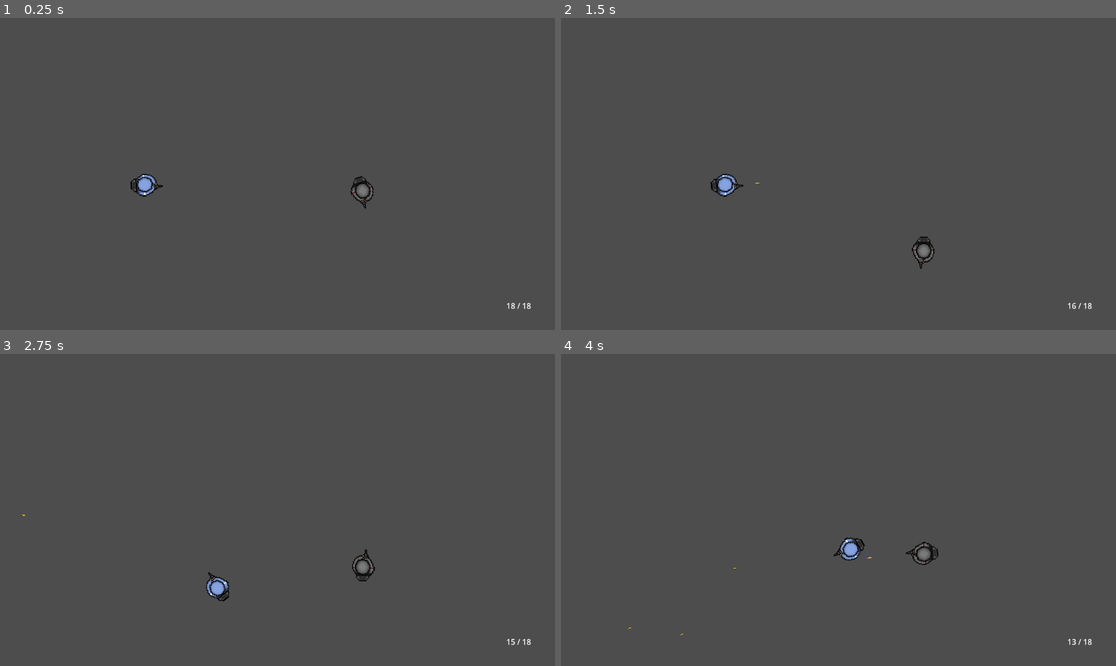
Above: before the commit, frames 1-4 (two rows, left to right).
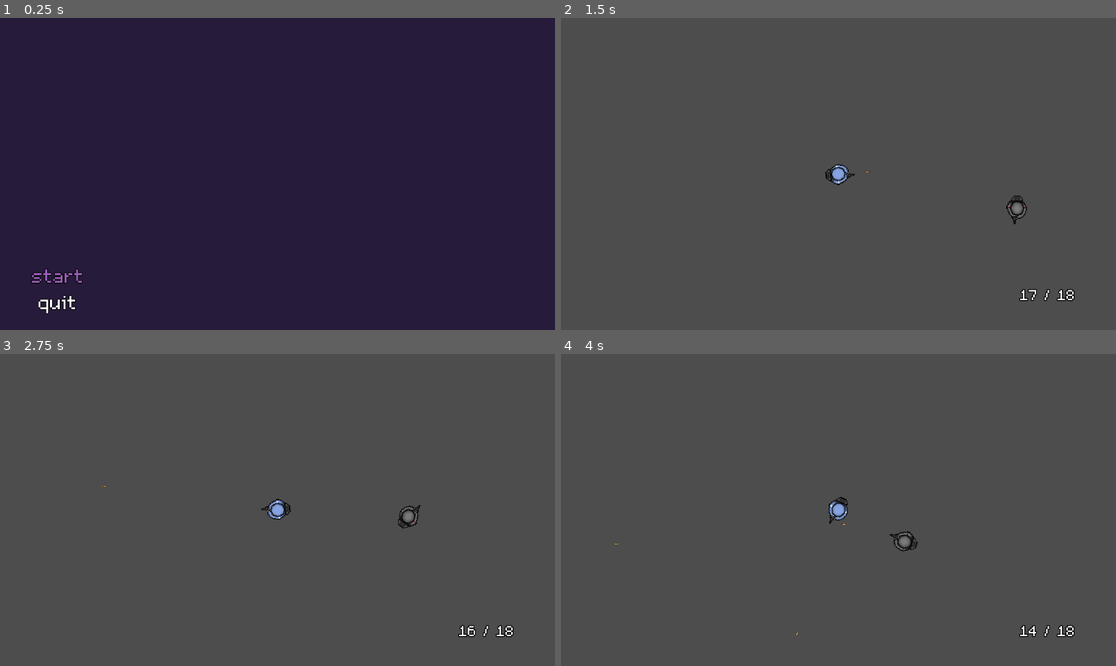
Above: after the commit, the same moments.

Repository: babeszino/Counterfeit
Game: Godot game, scene res://scenes and scripts/main_menu.tscn
Same seed, same stepped clock (60 frames per second), same inputs: the game is played once before the commit and once after it. Before the commit the project starts from res://scenes and scripts/main.tscn.
Inputs (mouse positions are in pixels of both pictures, inside the frame that each line leads up to):
- Up to frame 1 (0.25 s): no input
- Up to frame 2 (1.5 s): click (616, 273) at 0.5 s, where only the run after the commit has a clickable "start"; move the mouse to (960, 158) at 1.27 s; hold D (right) from 1.28 s (still down); click (960, 158) at 1.35 s
- Up to frame 3 (2.75 s): move the mouse to (166, 525) at 2.02 s; release D (right) at 2.03 s; hold S (down) from 2.03 s (still down); click (166, 525) at 2.1 s
- Up to frame 4 (4 s): move the mouse to (894, 441) at 2.77 s; release S (down) at 2.78 s; hold D (right) 2.78-3.53 s; click (894, 441) at 2.85 s; move the mouse to (810, 572) at 3.52 s; hold W (up) from 3.53 s (still down); click (810, 572) at 3.6 s

The runs differ from the first frame. In frame 1, 100% of the frame differs, in the area x 0-100%, y 0-100%; in frame 2, 1.0%; in frame 3, 1.0%; in frame 4, 1.0%.

Commit message:
v1.1
-added a Camera2D to the Player, so now the camera keeps the Player in the middle
-fixed the bug where the Player can shoot self with the gun
-added a main menu scene where you can start the game or quit
-made the main menu the main scene
-added a custom font - m5x8 made by Daniel Linssen

Diff:
--- a/project.godot
+++ b/project.godot
@@ -11,12 +11,48 @@
 [application]
 
 config/name="Counterfeit"
-run/main_scene="res://scenes and scripts/main.tscn"
+run/main_scene="res://scenes and scripts/main_menu.tscn"
 config/features=PackedStringArray("4.3", "Mobile")
 config/icon="res://icon.svg"
 
+[gui]
+
+theme/custom_font="res://assets/custom font/m5x7_by_daniel_linssen.ttf"
+
 [input]
 
+ui_left={
+"deadzone": 0.5,
+"events": [Object(InputEventKey,"resource_local_to_scene":false,"resource_name":"","device":0,"window_id":0,"alt_pressed":false,"shift_pressed":false,"ctrl_pressed":false,"meta_pressed":false,"pressed":false,"keycode":4194319,"physical_keycode":0,"key_label":0,"unicode":0,"location":0,"echo":false,"script":null)
+, Object(InputEventJoypadButton,"resource_local_to_scene":false,"resource_name":"","device":0,"button_index":13,"pressure":0.0,"pressed":false,"script":null)
+, Object(InputEventJoypadMotion,"resource_local_to_scene":false,"resource_name":"","device":0,"axis":0,"axis_value":-1.0,"script":null)
+, Object(InputEventKey,"resource_local_to_scene":false,"resource_name":"","device":-1,"window_id":0,"alt_pressed":false,"shift_pressed":false,"ctrl_pressed":false,"meta_pressed":false,"pressed":false,"keycode":0,"physical_keycode":65,"key_label":0,"unicode":97,"location":0,"echo":false,"script":null)
+]
+}
+ui_right={
+"deadzone": 0.5,
+"events": [Object(InputEventKey,"resource_local_to_scene":false,"resource_name":"","device":0,"window_id":0,"alt_pressed":false,"shift_pressed":false,"ctrl_pressed":false,"meta_pressed":false,"pressed":false,"keycode":4194321,"physical_keycode":0,"key_label":0,"unicode":0,"location":0,"echo":false,"script":null)
+, Object(InputEventJoypadButton,"resource_local_to_scene":false,"resource_name":"","device":0,"button_index":14,"pressure":0.0,"pressed":false,"script":null)
+, Object(InputEventJoypadMotion,"resource_local_to_scene":false,"resource_name":"","device":0,"axis":0,"axis_value":1.0,"script":null)
+, Object(InputEventKey,"resource_local_to_scene":false,"resource_name":"","device":-1,"window_id":0,"alt_pressed":false,"shift_pressed":false,"ctrl_pressed":false,"meta_pressed":false,"pressed":false,"keycode":0,"physical_keycode":68,"key_label":0,"unicode":100,"location":0,"echo":false,"script":null)
+]
+}
+ui_up={
+"deadzone": 0.5,
+"events": [Object(InputEventKey,"resource_local_to_scene":false,"resource_name":"","device":0,"window_id":0,"alt_pressed":false,"shift_pressed":false,"ctrl_pressed":false,"meta_pressed":false,"pressed":false,"keycode":4194320,"physical_keycode":0,"key_label":0,"unicode":0,"location":0,"echo":false,"script":null)
+, Object(InputEventJoypadButton,"resource_local_to_scene":false,"resource_name":"","device":0,"button_index":11,"pressure":0.0,"pressed":false,"script":null)
+, Object(InputEventJoypadMotion,"resource_local_to_scene":false,"resource_name":"","device":0,"axis":1,"axis_value":-1.0,"script":null)
+, Object(InputEventKey,"resource_local_to_scene":false,"resource_name":"","device":-1,"window_id":0,"alt_pressed":false,"shift_pressed":false,"ctrl_pressed":false,"meta_pressed":false,"pressed":false,"keycode":0,"physical_keycode":87,"key_label":0,"unicode":119,"location":0,"echo":false,"script":null)
+]
+}
+ui_down={
+"deadzone": 0.5,
+"events": [Object(InputEventKey,"resource_local_to_scene":false,"resource_name":"","device":0,"window_id":0,"alt_pressed":false,"shift_pressed":false,"ctrl_pressed":false,"meta_pressed":false,"pressed":false,"keycode":4194322,"physical_keycode":0,"key_label":0,"unicode":0,"location":0,"echo":false,"script":null)
+, Object(InputEventJoypadButton,"resource_local_to_scene":false,"resource_name":"","device":0,"button_index":12,"pressure":0.0,"pressed":false,"script":null)
+, Object(InputEventJoypadMotion,"resource_local_to_scene":false,"resource_name":"","device":0,"axis":1,"axis_value":1.0,"script":null)
+, Object(InputEventKey,"resource_local_to_scene":false,"resource_name":"","device":-1,"window_id":0,"alt_pressed":false,"shift_pressed":false,"ctrl_pressed":false,"meta_pressed":false,"pressed":false,"keycode":0,"physical_keycode":83,"key_label":0,"unicode":115,"location":0,"echo":false,"script":null)
+]
+}
 up={
 "deadzone": 0.5,
 "events": [Object(InputEventKey,"resource_local_to_scene":false,"resource_name":"","device":-1,"window_id":0,"alt_press …(192 unchanged characters)…
--- a/scenes and scripts/gun.gd
+++ b/scenes and scripts/gun.gd
@@ -44,7 +44,14 @@
 	bullet_instance.global_position = end_of_gun.global_position
 
 	if target_direction == Vector2.ZERO:
-		target_direction = (get_global_mouse_position() - bullet_instance.global_position).normalized()
+		var mouse_direction = (get_global_mouse_position() - global_position).normalized()
+		var gun_forward = Vector2.RIGHT.rotated(global_rotation)
+		var angle_diff = abs(gun_forward.angle_to(mouse_direction))
+
+		if angle_diff > PI/2:
+			target_direction = gun_forward
+		else:
+			target_direction = mouse_direction
 
 	bullet_instance.set_direction(target_direction)
 
--- /dev/null
+++ b/scenes and scripts/main_menu.gd
@@ -0,0 +1,16 @@
+extends Control
+
+@onready var start_button = $VBoxContainer/StartButton
+var main_scene : String = "res://scenes and scripts/main.tscn"
+
+
+func _ready() -> void:
+	start_button.grab_focus()
+
+
+func _on_start_button_pressed() -> void:
+	get_tree().change_scene_to_file(main_scene)
+
+
+func _on_quit_button_pressed() -> void:
+	get_tree().quit()
--- /dev/null
+++ b/scenes and scripts/main_menu.tscn
@@ -0,0 +1,81 @@
+[gd_scene load_steps=10 format=3 uid="uid://4qfu5in5a81x"]
+
+[ext_resource type="Script" path="res://scenes and scripts/main_menu.gd" id="1_o1lyj"]
+
+[sub_resource type="StyleBoxEmpty" id="StyleBoxEmpty_b3ak0"]
+
+[sub_resource type="StyleBoxEmpty" id="StyleBoxEmpty_svyku"]
+
+[sub_resource type="StyleBoxEmpty" id="StyleBoxEmpty_gtew6"]
+
+[sub_resource type="StyleBoxEmpty" id="StyleBoxEmpty_rc2oi"]
+
+[sub_resource type="StyleBoxEmpty" id="StyleBoxEmpty_kfsr2"]
+
+[sub_resource type="StyleBoxEmpty" id="StyleBoxEmpty_slt7g"]
+
+[sub_resource type="StyleBoxEmpty" id="StyleBoxEmpty_yyaxs"]
+
+[sub_resource type="StyleBoxEmpty" id="StyleBoxEmpty_72r6w"]
+
+[node name="Menu" type="Control"]
+layout_mode = 3
+anchors_preset = 15
+anchor_right = 1.0
+anchor_bottom = 1.0
+grow_horizontal = 2
+grow_vertical = 2
+script = ExtResource("1_o1lyj")
+
+[node name="ColorRect" type="ColorRect" parent="."]
+custom_minimum_size = Vector2(1152, 648)
+layout_mode = 0
+offset_right = 1152.0
+offset_bottom = 648.0
+color = Color(0.14902, 0.105882, 0.227451, 1)
+
+[node name="VBoxContainer" type="VBoxContainer" parent="."]
+layout_mode = 1
+anchors_preset = 2
+anchor_top = 1.0
+anchor_bottom = 1.0
+offset_left = 45.0
+offset_top = -149.0
+offset_right = 195.0
+offset_bottom = -27.0
+grow_vertical = 0
+theme_override_constants/separation = 4
+alignment = 1
+
+[node name="StartButton" type="Button" parent="VBoxContainer"]
+layout_mode = 2
+focus_neighbor_top = NodePath("../QuitButton")
+theme_override_colors/font_hover_color = Color(0.807843, 0.658824, 0.890196, 1)
+theme_override_colors/font_pressed_color = Color(0.857578, 0.742602, 0.920312, 1)
+theme_override_colors/font_focus_color = Color(0.6, 0.368627, 0.713726, 1)
+theme_override_colors/font_color = Color(1, 1, 1, 1)
+theme_override_constants/outline_size = 5
+theme_override_font_sizes/font_size = 64
+theme_override_styles/focus = SubResource("StyleBoxEmpty_b3ak0")
+theme_override_styles/hover = SubResource("StyleBoxEmpty_svyku")
+theme_override_styles/pressed = SubResource("StyleBoxEmpty_gtew6")
+theme_override_styles/normal = SubResource("StyleBoxEmpty_rc2oi")
+text = "start"
+
+[node name="QuitButton" type="Button" parent="VBoxContainer"]
+layout_mode = 2
+focus_neighbor_bottom = NodePath("../StartButton")
+theme_override_colors/font_hover_color = Color(0.808355, 0.658011, 0.89098, 1)
+theme_override_colors/font_pressed_color = Color(0.858824, 0.741176, 0.921569, 1)
+theme_override_colors/font_focus_color = Color(0.6, 0.368627, 0.713726, 1)
+theme_override_colors/font_color = Color(1, 1, 1, 1)
+theme_override_constants/outline_size = 5
+theme_override_font_sizes/font_size = 64
+theme_override_styles/focus = SubResource("StyleBoxEmpty_kfsr2")
+theme_override_styles/hover = SubResource("StyleBoxEmpty_slt7g")
+theme_override_styles/pressed = SubResource("StyleBoxEmpty_yyaxs")
+theme_override_styles/normal = SubResource("StyleBoxEmpty_72r6w")
+text = "quit"
+
+[connection signal="pressed" from="VBoxContainer/StartButton" to="." method="_on_start_button_pressed"]
+[connection signal="pressed" from="VBoxContainer/QuitButton" to="." method="_on_quit_button_pressed"]
--- a/scenes and scripts/player.tscn
+++ b/scenes and scripts/player.tscn
@@ -30,10 +30,15 @@
 [node name="CanvasLayer" type="CanvasLayer" parent="."]
 
 [node name="AmmoDisplay" type="Label" parent="CanvasLayer"]
-offset_left = 1051.0
-offset_top = 586.0
-offset_right = 1091.0
-offset_bottom = 609.0
-theme_override_font_sizes/font_size = 0
+offset_left = 915.0
+offset_top = 541.0
+offset_right = 1105.0
+offset_bottom = 605.0
+theme_override_constants/outline_size = 7
+theme_override_font_sizes/font_size = 48
 horizontal_alignment = 1
 vertical_alignment = 1
+metadata/_edit_use_anchors_ = true
+
+[node name="Camera2D" type="Camera2D" parent="."]
+zoom = Vector2(0.9, 0.9)
Binary file added: assets/custom font/m5x7_by_daniel_linssen.ttf
Not shown, added: assets/custom font/m5x7_by_daniel_linssen.ttf.import
Not shown, changed: to_do_list_in_order.txt
